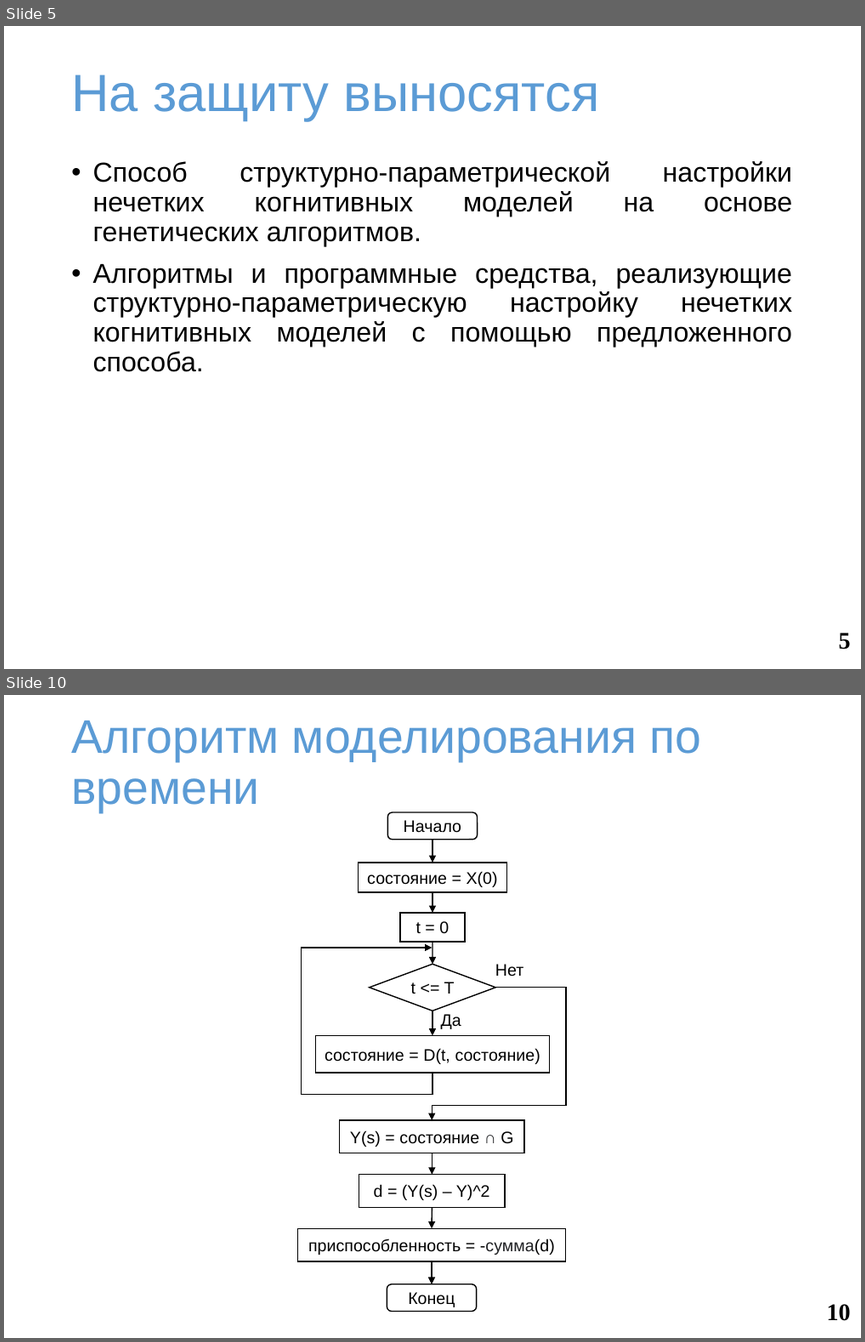
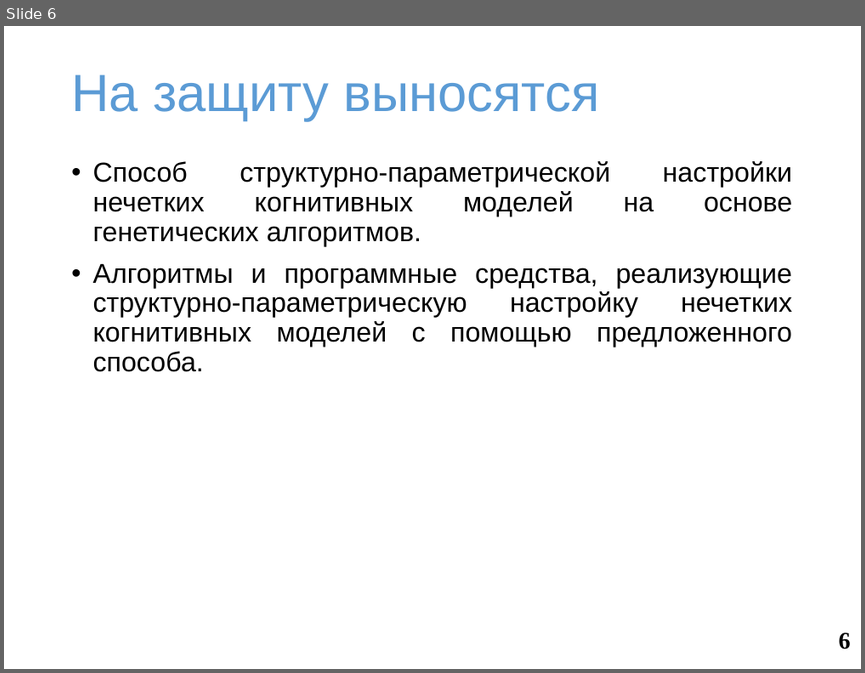
Before and after one commit to SquakR/fuzzy_cognitive_model, a slide deck: docs/presentation.pptx. Shown one above the other, each under a label of ours: slides 5 and 10 before the commit, slide 6 after it; the slides between them are not shown. The pictures are 865x1342 and 865x673 pixels, drawn with LibreOffice and Linux fonts; fonts in the diff are those of the drawing; background and template pictures are left out. Boxes give left, top, right and bottom in pixels: in the first picture for what was removed or moved away, otherwise in the second. Text is boxed around its words. In the diff, an @@ line names an element or a change of style, - is before the commit and + after.

```diff
--- a/docs/presentation.pptx
+++ b/docs/presentation.pptx
@@ slide 10 removed at bbox=[4, 695, 861, 1338], background #FFFFFF @@
@@ title removed at bbox=[71, 721, 702, 812] @@
-Алгоритм моделирования по времени
@@ rounded rectangle removed at bbox=[388, 812, 477, 839] @@
-Начало
@@ arrow removed from (432, 839) to (432, 862) @@
@@ rectangle removed at bbox=[358, 862, 507, 892] @@
-состояние = X(0)
@@ arrow removed from (432, 892) to (432, 913) @@
@@ rectangle removed at bbox=[400, 913, 464, 941] @@
-t = 0
@@ elbow arrow removed from (432, 1073) to (432, 947) @@
@@ arrow removed from (432, 941) to (432, 964) @@
@@ diamond removed at bbox=[369, 964, 495, 1011] @@
-t <= T
@@ text removed at bbox=[495, 964, 523, 976] @@
-Нет
@@ elbow arrow removed from (496, 987) to (432, 1120) @@
@@ arrow removed from (432, 1010) to (432, 1035) @@
@@ text removed at bbox=[441, 1014, 461, 1029] @@
-Да
@@ rectangle removed at bbox=[315, 1035, 549, 1072] @@
-состояние = D(t, состояние)
@@ rectangle removed at bbox=[339, 1120, 524, 1152] @@
-Y(s) = состояние ∩ G
@@ arrow removed from (432, 1152) to (432, 1174) @@
@@ rectangle removed at bbox=[358, 1174, 505, 1207] @@
-d = (Y(s) – Y)^2
@@ rectangle removed at bbox=[298, 1228, 565, 1260] @@
-приспособленность = -сумма(d)
@@ arrow removed from (432, 1208) to (432, 1228) @@
@@ arrow removed from (432, 1261) to (432, 1283) @@
@@ rounded rectangle removed at bbox=[387, 1283, 476, 1310] @@
-Конец
@@ page number removed at bbox=[827, 1304, 851, 1321] @@
-10
@@ what was slide 5 is now slide 6 @@
@@ page number at bbox=[839, 632, 851, 649]: text changed @@
-5
+6
```
Also in this commit, not shown: 1 slide changed, 1 slide added, 4 other slides removed, 2 other files.
